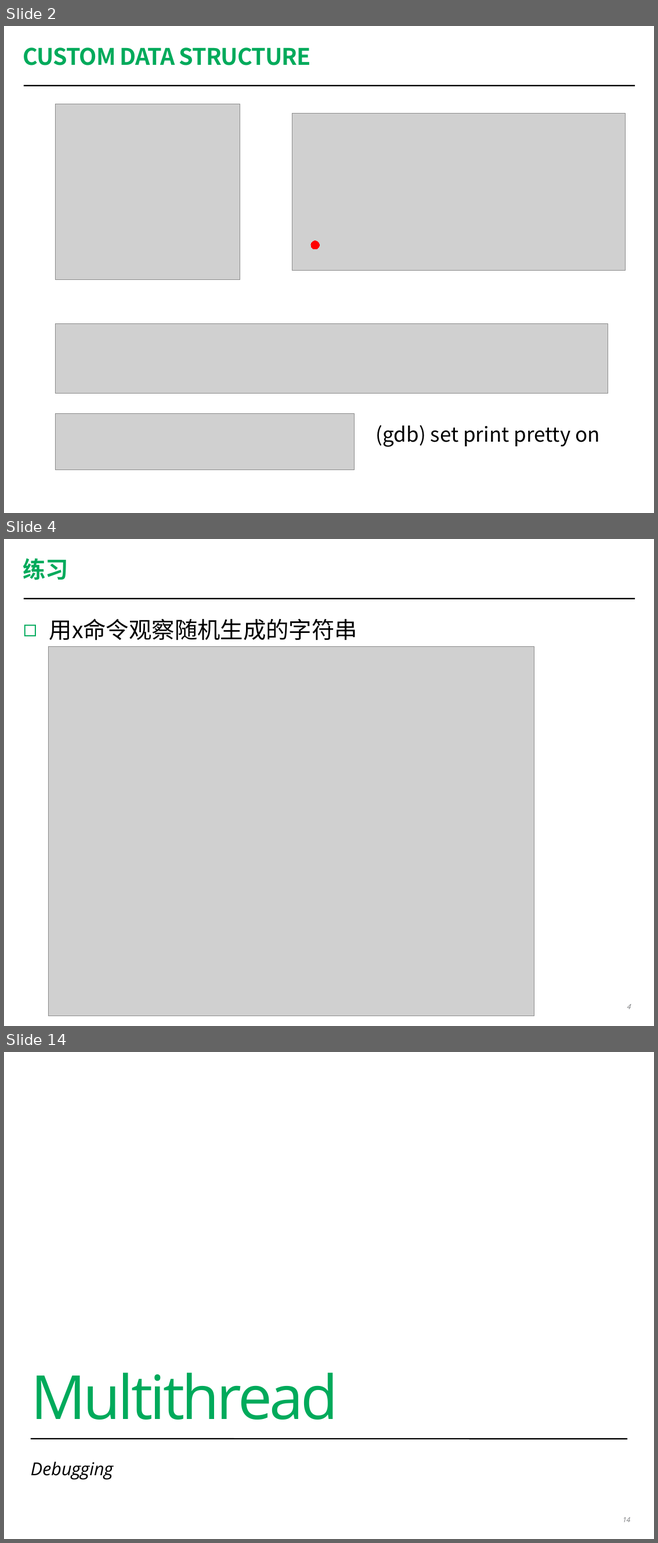
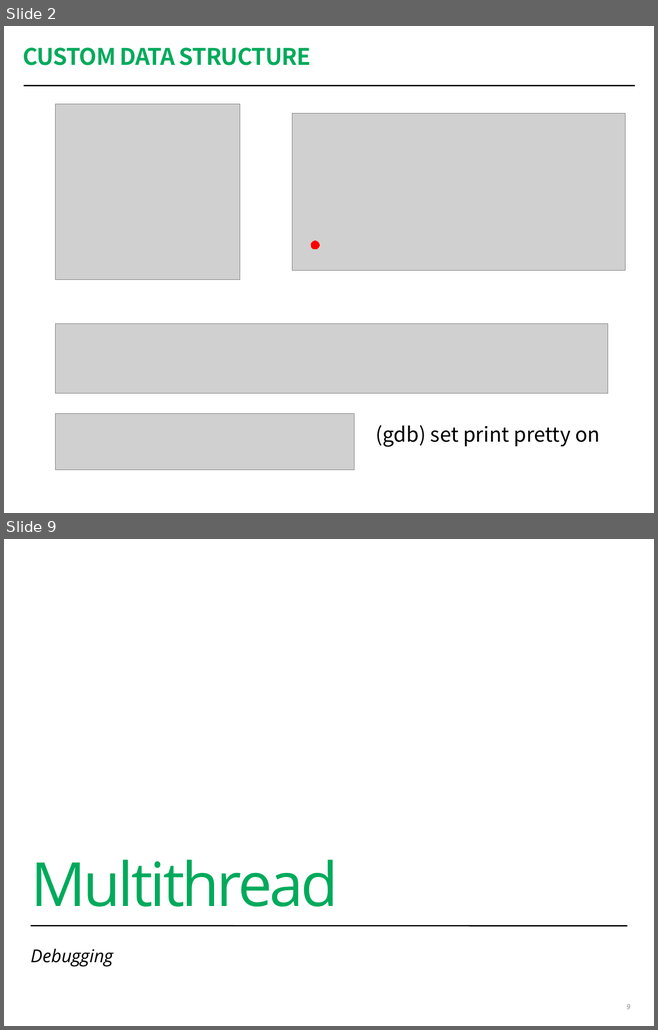
Before and after one commit to coney/c-training, a slide deck: Debug/session2/Debugging Workshop 2.pptx. Shown one above the other, each under a label of ours: slides 2, 4 and 14 before the commit, slides 2 and 9 after it; the slides between them are not shown. The pictures are 658x1543 and 658x1030 pixels, drawn with LibreOffice and Linux fonts; fonts in the diff are those of the drawing; grey boxes stand for pictures; background and template pictures are left out. Boxes give left, top, right and bottom in pixels: in the first picture for what was removed or moved away, otherwise in the second. Text is boxed around its words. In the diff, an @@ line names an element or a change of style, - is before the commit and + after.

```diff
--- a/Debug/session2/Debugging Workshop 2.pptx
+++ b/Debug/session2/Debugging Workshop 2.pptx
@@ slide 4 removed at (4, 539, 654, 1026), background #FFFFFF; not listed: 1 template element that a slide beside it also shows @@
@@ title removed at (23, 558, 68, 580) @@
-练习
@@ text removed at (49, 618, 357, 641) @@
-◻ 用x命令观察随机生成的字符串
@@ picture removed at (48, 646, 534, 1016) @@
@@ page number removed at (626, 1004, 630, 1009) @@
-4
@@ what was slide 14 is now slide 9 @@
@@ page number at (626, 1004, 630, 1009): text changed @@
-14
+9
```
Also in this commit, not shown: 3 slides changed, 4 slides added, 8 other slides removed.
